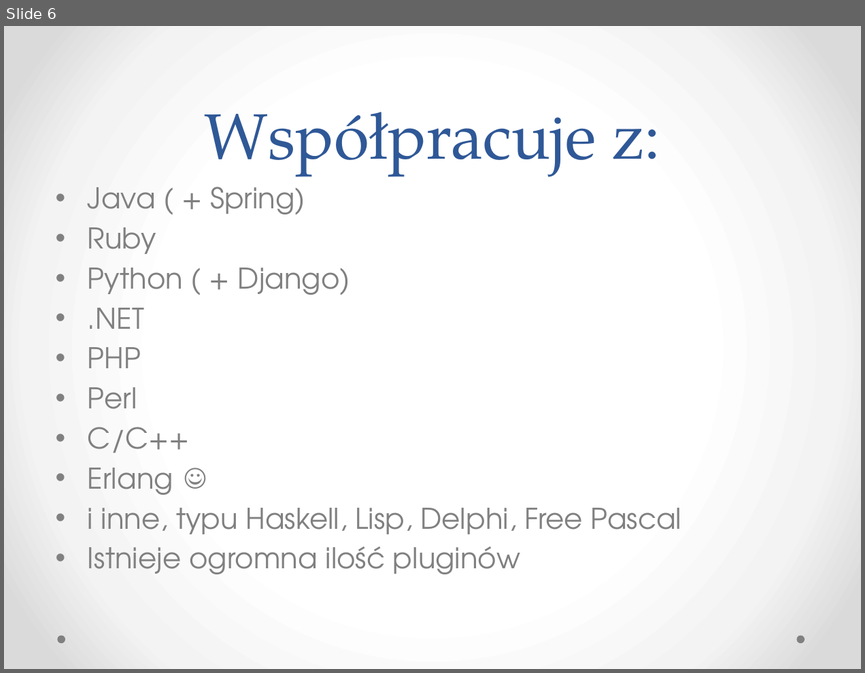
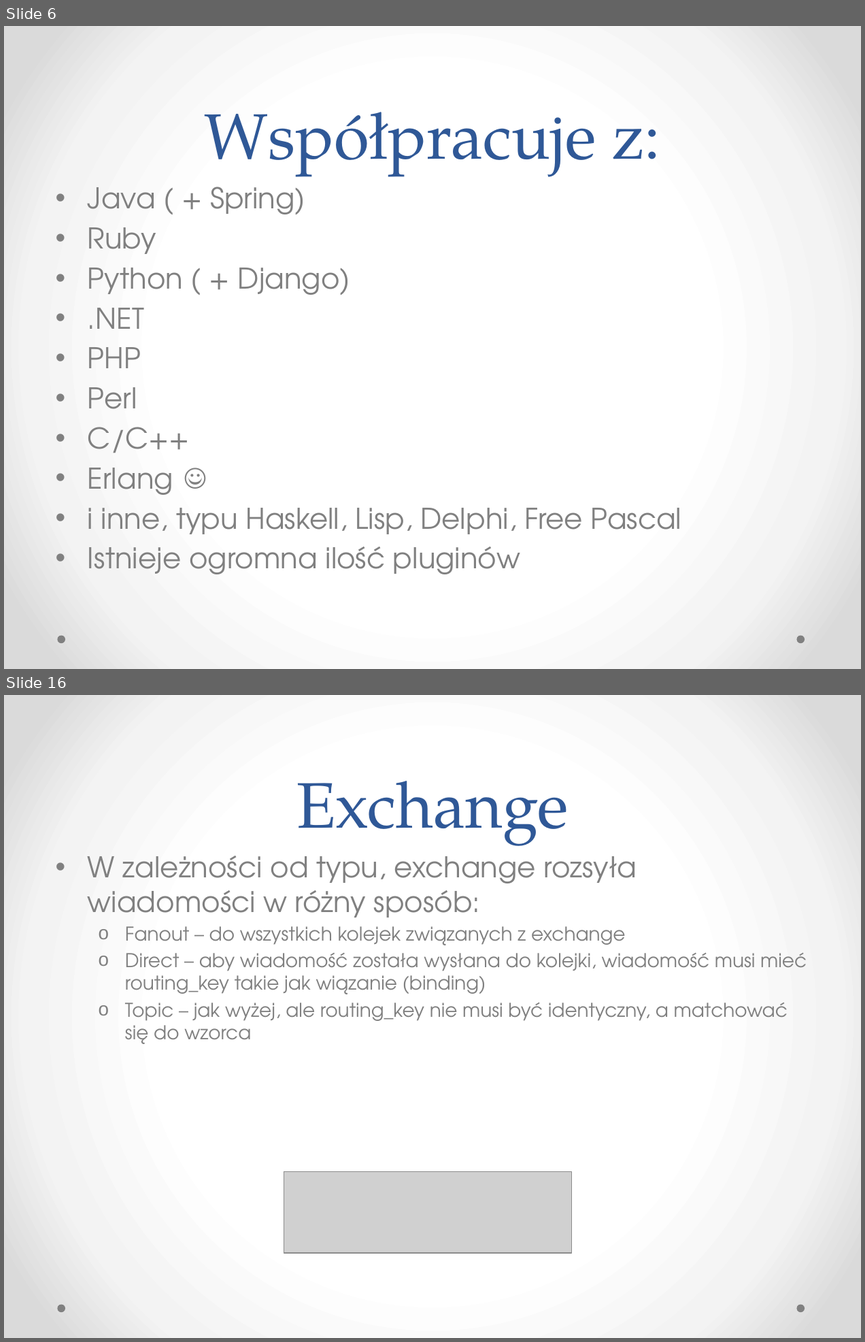
Before and after one commit to kajto/erlang-project, a slide deck: RabbitMQ.pptx. Shown one above the other, each under a label of ours: slide 6 before the commit, slides 6 and 16 after it; the slides between them are not shown. The pictures are 865x673 and 865x1342 pixels, drawn with LibreOffice and Linux fonts; fonts in the diff are those of the drawing; grey boxes stand for pictures. Boxes give left, top, right and bottom in pixels: in the first picture for what was removed or moved away, otherwise in the second. Text is boxed around its words. In the diff, an @@ line names an element or a change of style, - is before the commit and + after.

```diff
--- a/RabbitMQ.pptx
+++ b/RabbitMQ.pptx
@@ slide 16 added at box(4, 695, 861, 1338), background gradient #FFFFFF to #F4F4F4 to #DADADA; not listed: 2 template elements that a slide beside it also shows @@
@@ title added at box(296, 781, 568, 846), 54 pt, text #2F5897 @@
+Exchange
@@ text added at box(88, 855, 806, 1044), 16 pt, text #808080 @@
+• W zależności od typu, exchange rozsyła wiadomości w różny sposób:
+  o Fanout – do wszystkich kolejek związanych z exchange
+  o Direct – aby wiadomość została wysłana do kolejki, wiadomość musi mieć routing_key takie jak wiązanie (binding)
+  o Topic – jak wyżej, ale routing_key nie musi być identyczny, a matchować się do wzorca
@@ picture added at box(284, 1172, 571, 1253) @@
```
Also in this commit, not shown: 4 slides changed, 14 other slides added, 1 slide removed, 2 other files.
